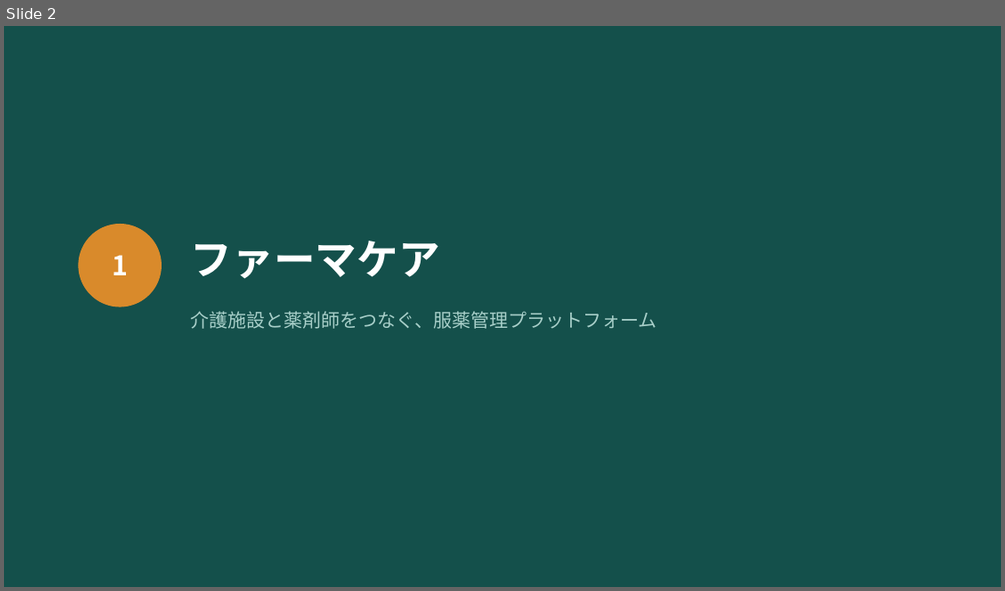
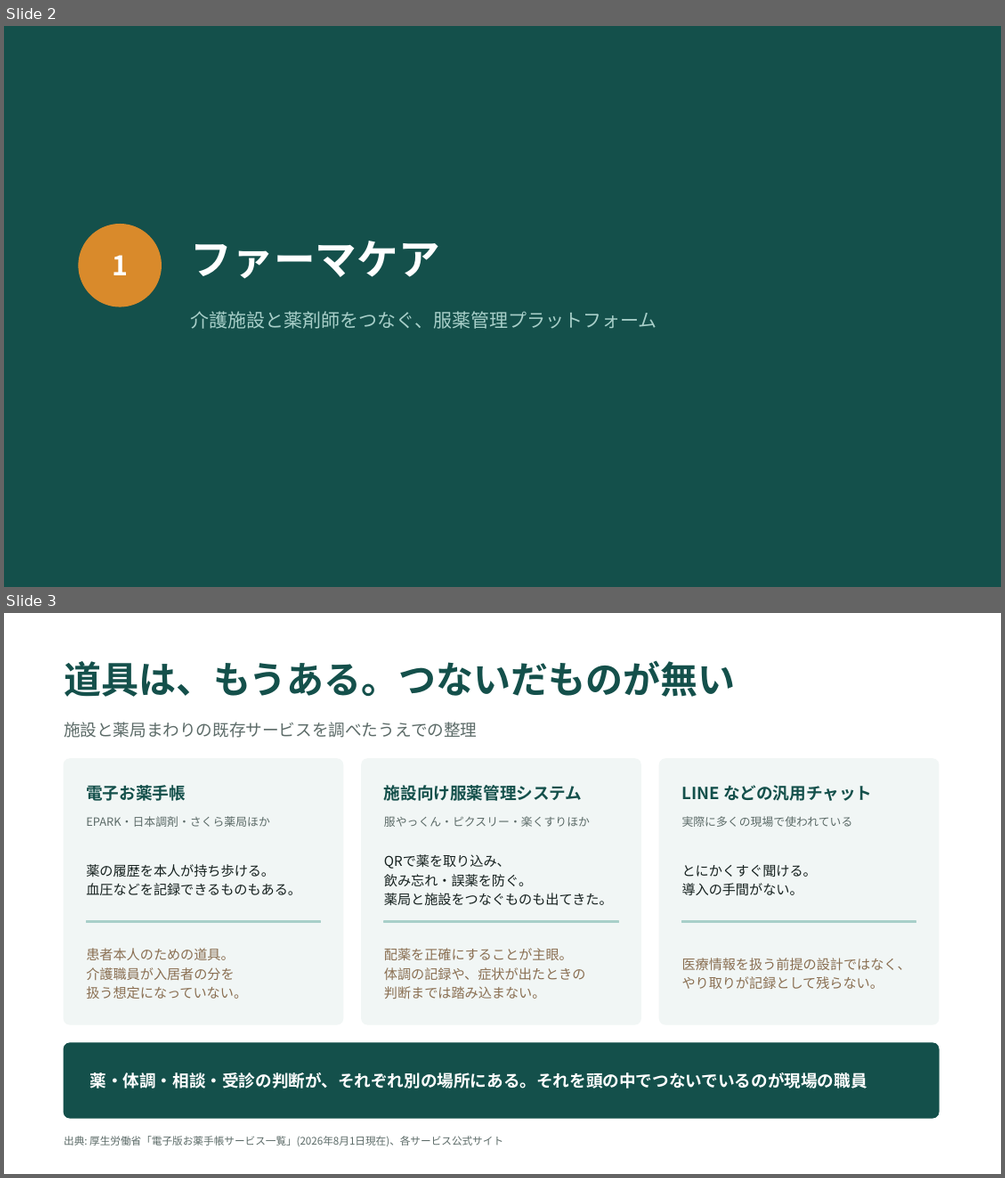
Before and after one commit to taisako082600-spec/pharmacare, a slide deck: PharmaCare_紹介資料.pptx. Shown one above the other, each under a label of ours: slide 2 before the commit, slides 2 and 3 after it. The pictures are 1005x591 and 1005x1178 pixels, drawn with LibreOffice and Linux fonts; fonts in the diff are those of the drawing. Boxes give left, top, right and bottom in pixels: in the first picture for what was removed or moved away, otherwise in the second. Text is boxed around its words. In the diff, an @@ line names an element or a change of style, - is before the commit and + after.

```diff
--- a/PharmaCare_紹介資料.pptx
+++ b/PharmaCare_紹介資料.pptx
@@ slide 3 added at (4,613,1001,1174), background #FFFFFF @@
@@ text added at (64,660,736,697), 36 pt, text #14504B, bold @@
+道具は、もうある。つないだものが無い
@@ text added at (64,722,477,738), 16 pt, text #5C6B68 @@
+施設と薬局まわりの既存サービスを調べたうえでの整理
@@ rounded rectangle added at (64,759,343,1024), fill #F1F6F5, outline #F1F6F5 1 pt @@
@@ rounded rectangle added at (362,759,640,1024), fill #F1F6F5, outline #F1F6F5 1 pt @@
@@ rounded rectangle added at (660,759,938,1024), fill #F1F6F5, outline #F1F6F5 1 pt @@
@@ text added at (86,785,186,801), 16 pt, text #14504B, bold @@
+電子お薬手帳
@@ text added at (384,785,582,801), 16 pt, text #14504B, bold @@
+施設向け服薬管理システム
@@ text added at (682,785,872,801), 16 pt, text #14504B, bold @@
+LINE などの汎用チャット
@@ text added at (86,816,270,827), 11 pt, text #5C6B68 @@
+EPARK・日本調剤・さくら薬局ほか
@@ text added at (384,816,590,827), 11 pt, text #5C6B68 @@
+服やっくん・ピクスリー・楽くすりほか
@@ text added at (682,816,853,827), 11 pt, text #5C6B68 @@
+実際に多くの現場で使われている
@@ text added at (86,864,301,895), 13 pt, text #16211F @@
+薬の履歴を本人が持ち歩ける。
+血圧などを記録できるものもある。
@@ text added at (384,854,613,906), 13 pt, text #16211F @@
+QRで薬を取り込み、
+飲み忘れ・誤薬を防ぐ。
+薬局と施設をつなぐものも出てきた。
@@ text added at (682,865,817,896), 13 pt, text #16211F @@
+とにかくすぐ聞ける。
+導入の手間がない。
@@ rectangle added at (86,921,320,922), fill #A8CFC9, outline #A8CFC9 1 pt @@
@@ rectangle added at (384,921,618,922), fill #A8CFC9, outline #A8CFC9 1 pt @@
@@ rectangle added at (682,921,916,922), fill #A8CFC9, outline #A8CFC9 1 pt @@
@@ text added at (86,948,247,998), 13 pt, text #8A6F52 @@
+患者本人のための道具。
+介護職員が入居者の分を
+扱う想定になっていない。
@@ text added at (384,948,586,998), 13 pt, text #8A6F52 @@
+配薬を正確にすることが主眼。
+体調の記録や、症状が出たときの
+判断までは踏み込まない。
@@ text added at (682,957,911,989), 13 pt, text #8A6F52 @@
+医療情報を扱う前提の設計ではなく、
+やり取りが記録として残らない。
@@ rounded rectangle added at (64,1043,938,1118), fill #14504B, outline #14504B 1 pt @@
@@ text added at (90,1072,867,1088), 16 pt, text #FFFFFF, bold @@
+薬・体調・相談・受診の判断が、それぞれ別の場所にある。それを頭の中でつないでいるのが現場の職員
@@ text added at (64,1135,503,1146), 10 pt, text #5C6B68 @@
+出典: 厚生労働省「電子版お薬手帳サービス一覧」(2026年8月1日現在)、各サービス公式サイト
```
Also in this commit, not shown: 1 slide changed, 2 other slides added, 1 slide removed, 1 other file.
